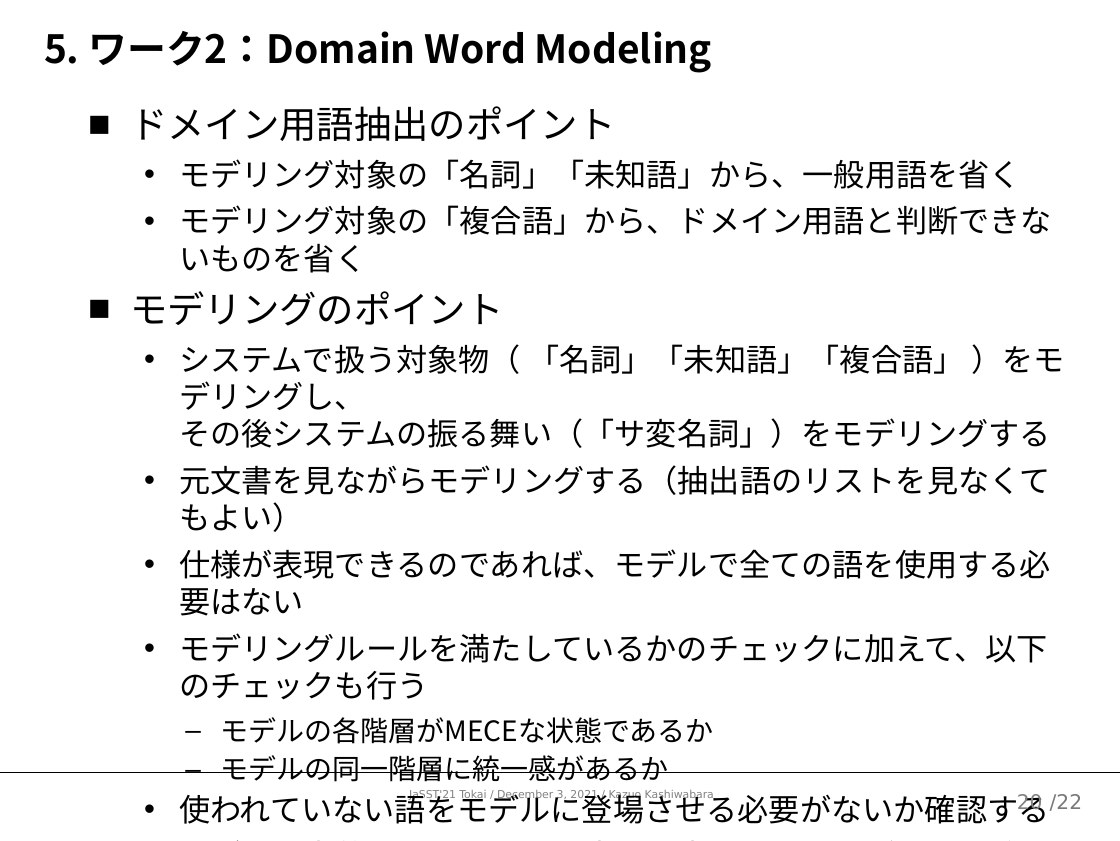
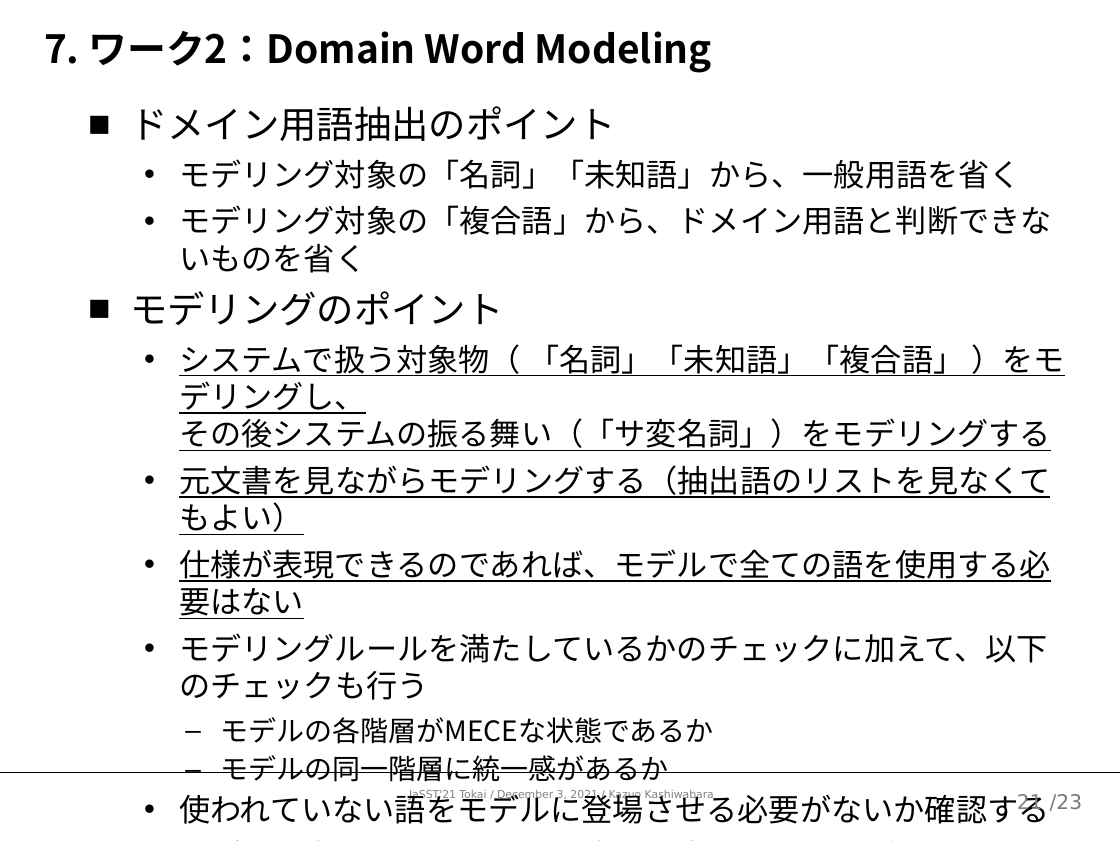
Before and after one commit to kazuo-reve/Work_MorphologicalBasedReview, a slide deck: slide 22 of 形態素ベースドレビューワークショップ.pptx (slide 21 before the commit). Drawn at 1120x841 pixels with LibreOffice and Linux fonts; fonts in the diff are those of the drawing. Boxes give left, top, right and bottom in pixels: in the first picture for what was removed or moved away, otherwise in the second. Text is boxed around its words. In the diff, an @@ line names an element or a change of style, - is before the commit and + after.

```diff
--- a/形態素ベースドレビューワークショップ.pptx
+++ b/形態素ベースドレビューワークショップ.pptx
@@ title at (44,31,712,73): text changed @@
-5. ワーク2：Domain Word Modeling
+7. ワーク2：Domain Word Modeling
@@ text at (179,344,1064,619): underline on in "システムで扱う対象物（ 「名詞」「未知語」「複合語」 ）をモデリングし、 その後システムの振る舞い（「サ変名詞」）をモデ ...", "元文書を見ながらモデリングする（抽出語のリストを見なくてもよい）", "仕様が表現できるのであれば、モデルで全ての語を使用する必要はない" @@
@@ page number at (1017,794,1043,815): text changed @@
-20
+21
@@ text at (1050,794,1082,811): text changed @@
-/22
+/23
```
Also in this commit, not shown: 21 other slides changed, 1 slide added.
